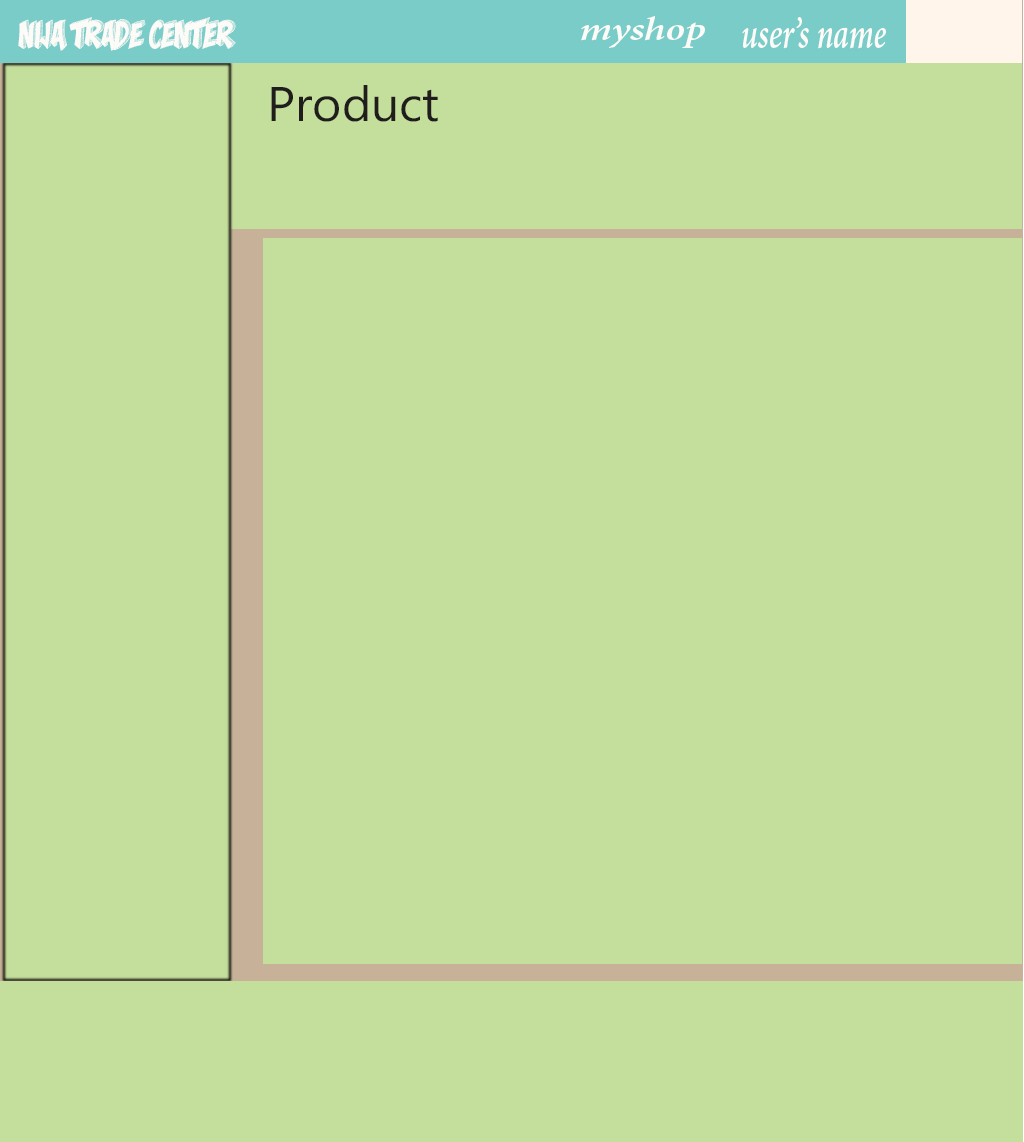
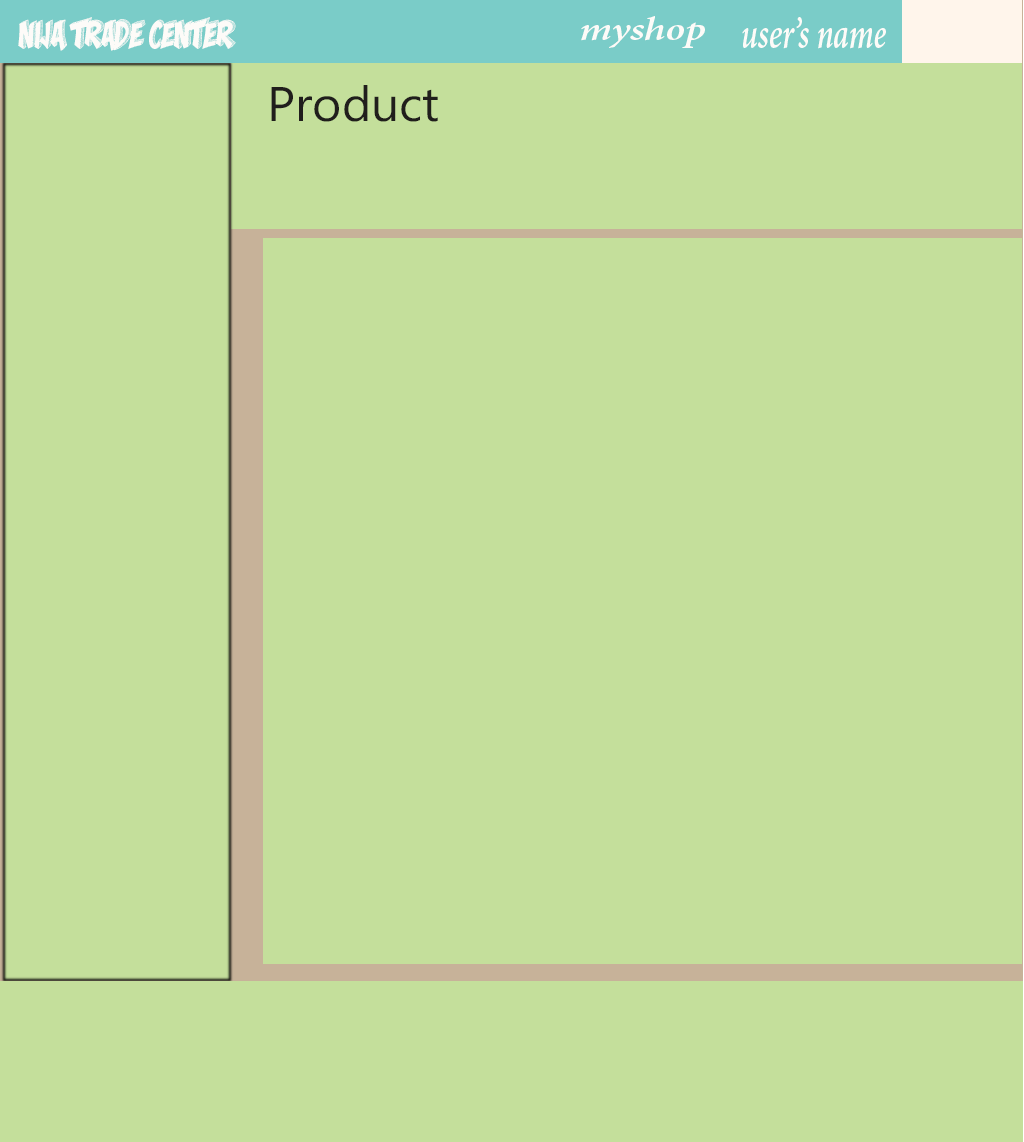
Layered file, before and after one edit (w=1024, h=1142). Changes by layer:
painted on "user_small_image" over bbox(902, 0, 906, 63)
